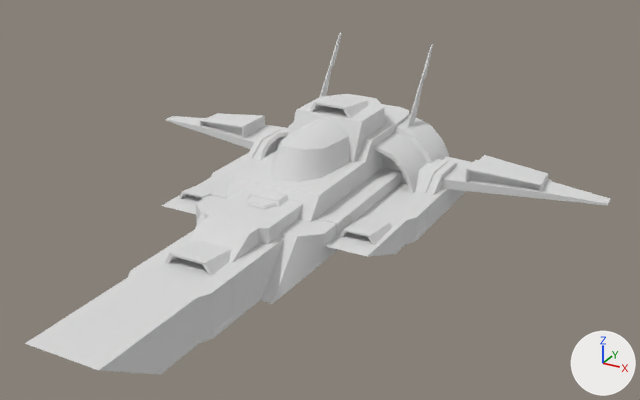
The glTF model public/glb/spaceships_pack/Challenger.glb as it was, and as the next commit left it.
Before and after are seen from a 50 mm lens placed at (7.9, -14.28, 6.71), pointed at (0.96, -1.66, 0.4). Every picture has the same lights, and +X, +Y and +Z are marked at lower right. Where no turn or scale is listed for an object, it has been applied to the vertices.

The older version as bpy lines, for what is in view:
```python
mat_texture = principled_material('Texture')
mat_texture.base_color = (0.8, 0.8, 0.8)  # white #e7e7e7
mat_texture.metallic = 0.4
mat_texture.roughness = 1.0
me_challenger = bpy.data.meshes.new('Challenger')
me_challenger.from_pydata(...)  # 935 vertices, 1748 faces; spans x -5.25..5.25, y -7.13..3.05, z -0.82..2.2
me_challenger.materials.append(mat_texture)  # white #e7e7e7
ob_challenger = bpy.data.objects.new('Challenger', me_challenger)
ob_challenger.location = (0.0, 0.0, 0.0)
```
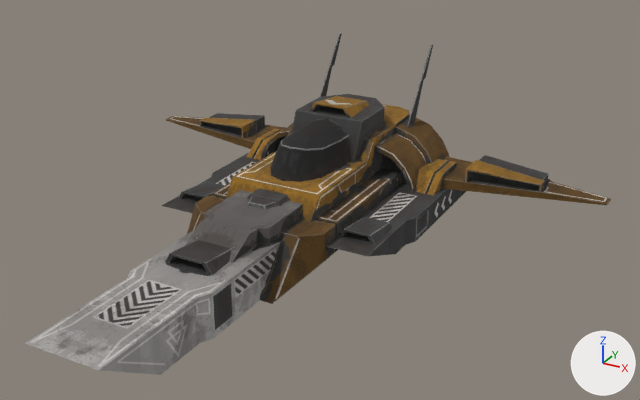
Where the newer file only moved an object's origin or applied its transform, the numbers keep the older frame.

What differs and where, as boxes (x1, y1, x2, y2) in the pictures (640 x 400 px):
'Challenger', surface changed
    both: (25, 33, 611, 375)

The change in detail:
Picture 'Challenger_Orange' (img_challenger_orange) is new.
In material 'Texture' (mat_texture), base_color is no longer (0.8, 0.8, 0.8), white #e7e7e7.
In material 'Texture' (mat_texture), metallic goes from 0.4 to 0.0.
In material 'Texture' (mat_texture), texture is now set to img_challenger_orange.
